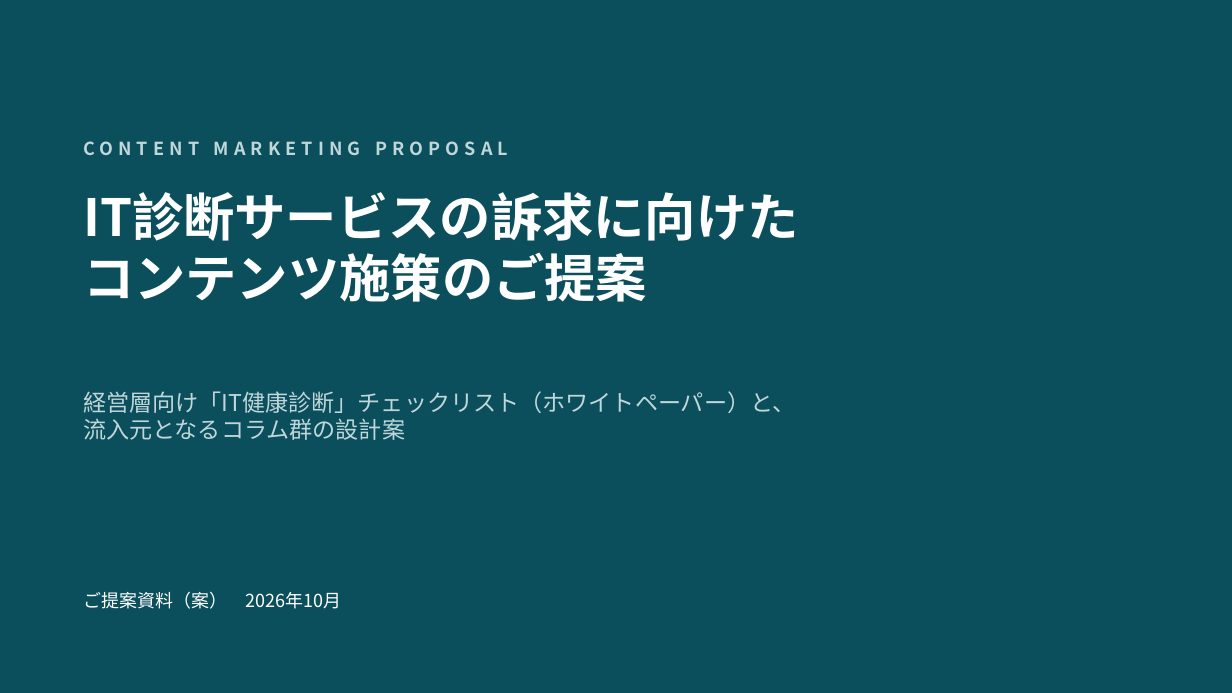
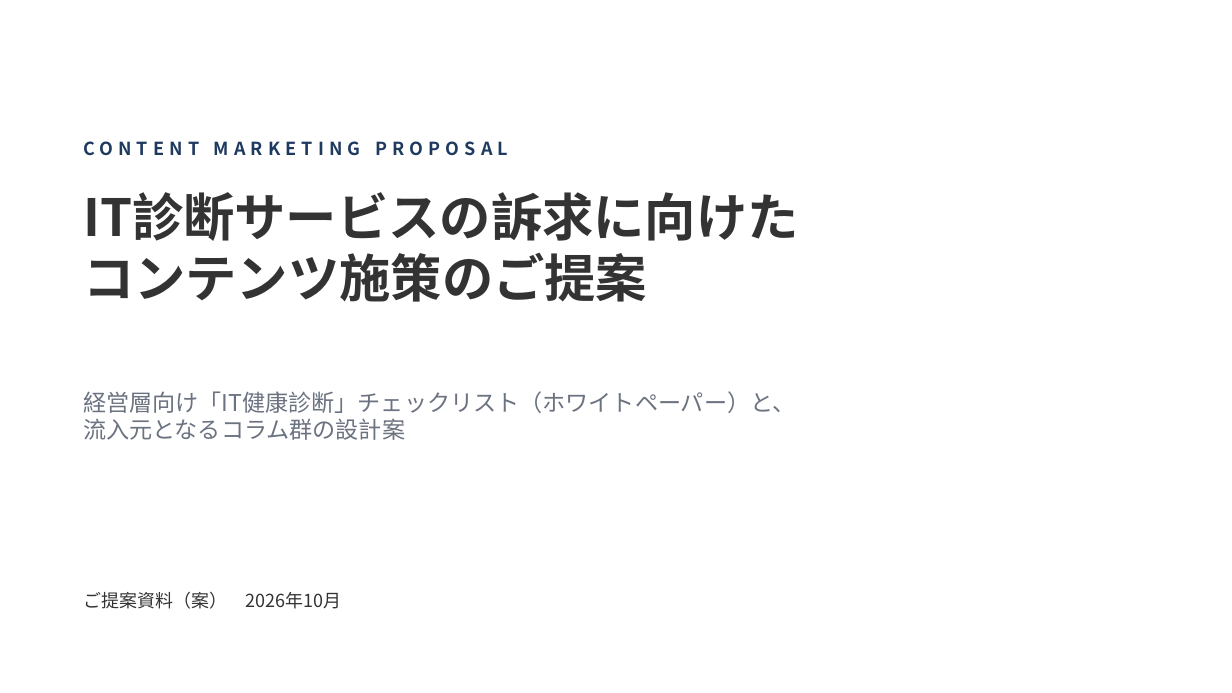
Before and after one commit to yozeki-sss/report, a slide deck: slide 1 of dbj_it_shindan_proposal.pptx. Drawn at 1232x693 pixels with LibreOffice and Linux fonts; fonts in the diff are those of the drawing. Boxes give left, top, right and bottom in pixels: in the first picture for what was removed or moved away, otherwise in the second. Text is boxed around its words. In the diff, an @@ line names an element or a change of style, - is before the commit and + after.

```diff
--- a/dbj_it_shindan_proposal.pptx
+++ b/dbj_it_shindan_proposal.pptx
@@ background #0B4F5C to #FFFFFF @@
@@ text "CONTENT MARKETING PROPOSAL" at [83,141,508,156]: text colour #BFD6DA to #1F3A5F @@
@@ text "IT診断サービスの訴求に向けた" at [83,192,799,302]: text colour #FFFFFF to #333333 @@
@@ text "経営層向け「IT健康診断」チェックリスト（ホワイトペーパー）と、" at [83,391,795,440]: text colour #BFD6DA to #6B7280 @@
@@ text "ご提案資料（案） 2026年10月" at [83,592,341,609]: text colour #FFFFFF to #333333 @@
```
Also in this commit, not shown: 10 other slides changed, 2 other files.
